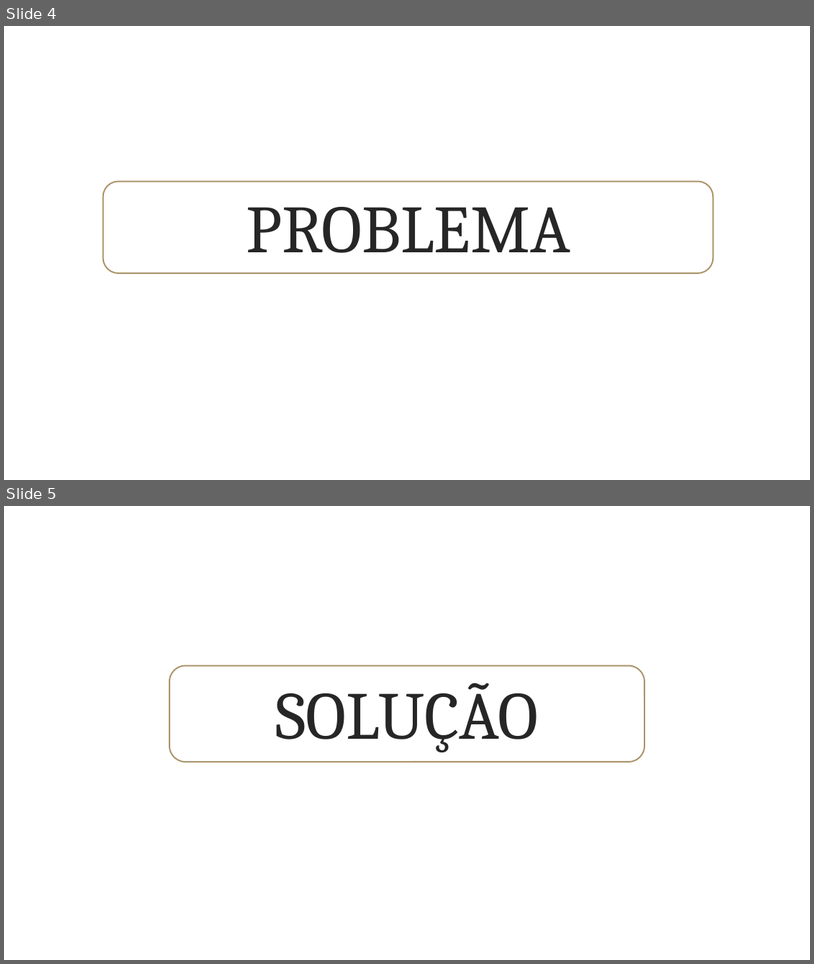
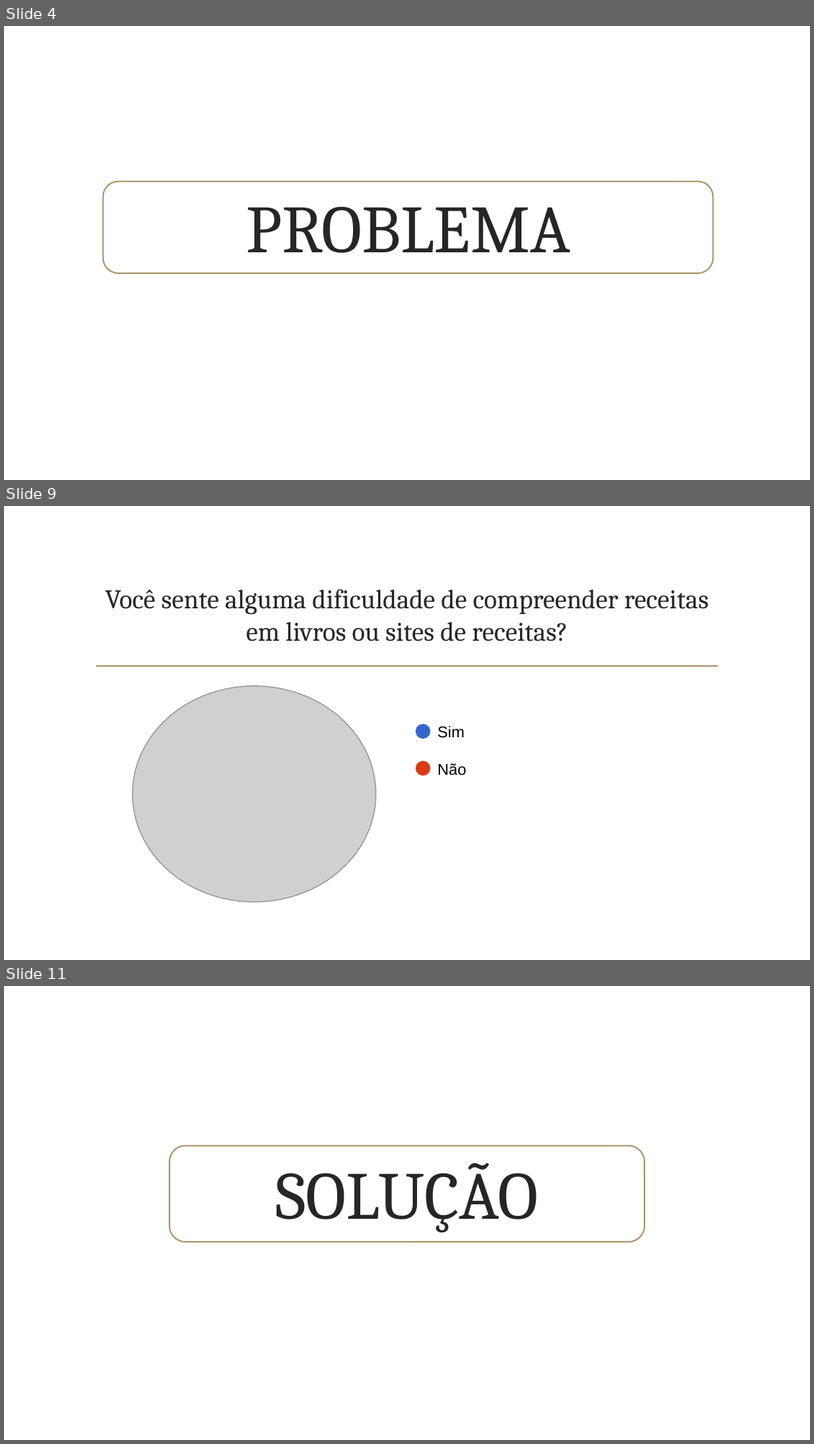
Before and after one commit to papletscook/letscook-doc, a slide deck: projeto/LetsCook_02.pptx. Shown one above the other, each under a label of ours: slides 4 and 5 before the commit, slides 4, 9 and 11 after it; the slides between them are not shown. The pictures are 814x964 and 814x1444 pixels, drawn with LibreOffice and Linux fonts; fonts in the diff are those of the drawing; grey boxes stand for pictures; background and template pictures are left out. Boxes give left, top, right and bottom in pixels: in the first picture for what was removed or moved away, otherwise in the second. Text is boxed around its words. In the diff, an @@ line names an element or a change of style, - is before the commit and + after.

```diff
--- a/projeto/LetsCook_02.pptx
+++ b/projeto/LetsCook_02.pptx
@@ slide 9 added at box(4, 506, 810, 960), background picture (left out) @@
@@ title added at box(106, 589, 710, 641), 24 pt, text #262626 @@
+Você sente alguma dificuldade de compreender receitas em livros ou sites de receitas?
@@ line added from (97, 667) to (718, 667), #AB946B 1.25 pt @@
@@ picture added at box(132, 686, 376, 902) @@
@@ ellipse added at box(416, 725, 430, 739), fill #3366CC, outline #3366CC 1.25 pt @@
@@ text added at box(437, 726, 466, 775), 14 pt, text #000000 @@
+Sim
+Não
@@ ellipse added at box(416, 762, 430, 775), fill #DC3912, outline #DC3912 1.25 pt @@
@@ what was slide 5 is now slide 11 @@
```
Also in this commit, not shown: 1 slide changed, 6 other slides added.
